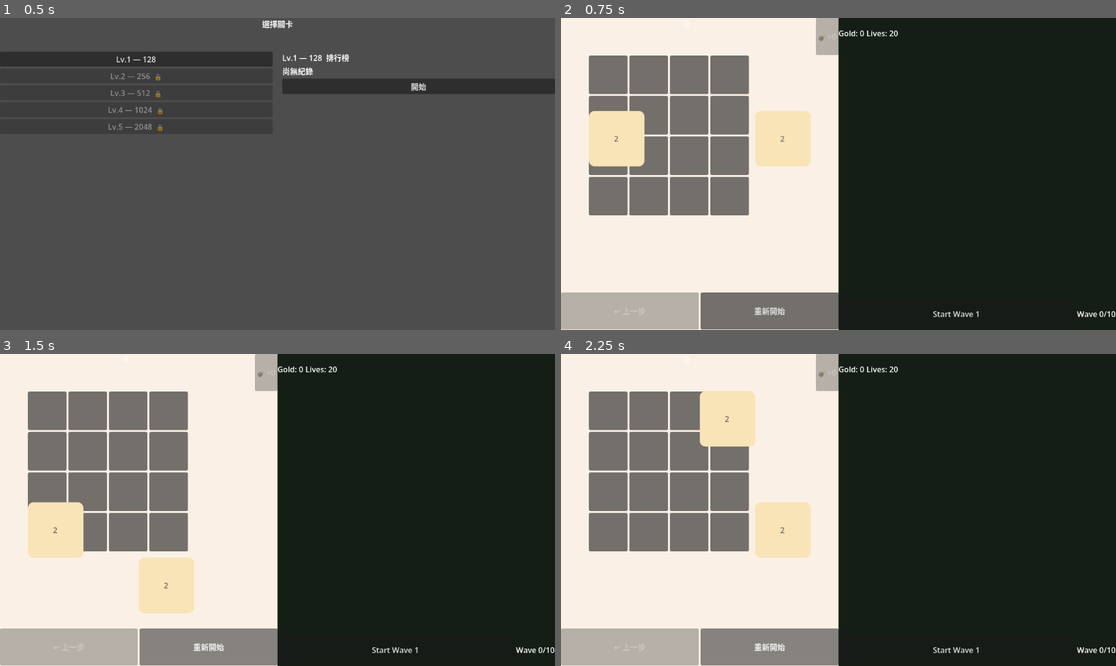
Above: before the commit, frames 1-4 (two rows, left to right).
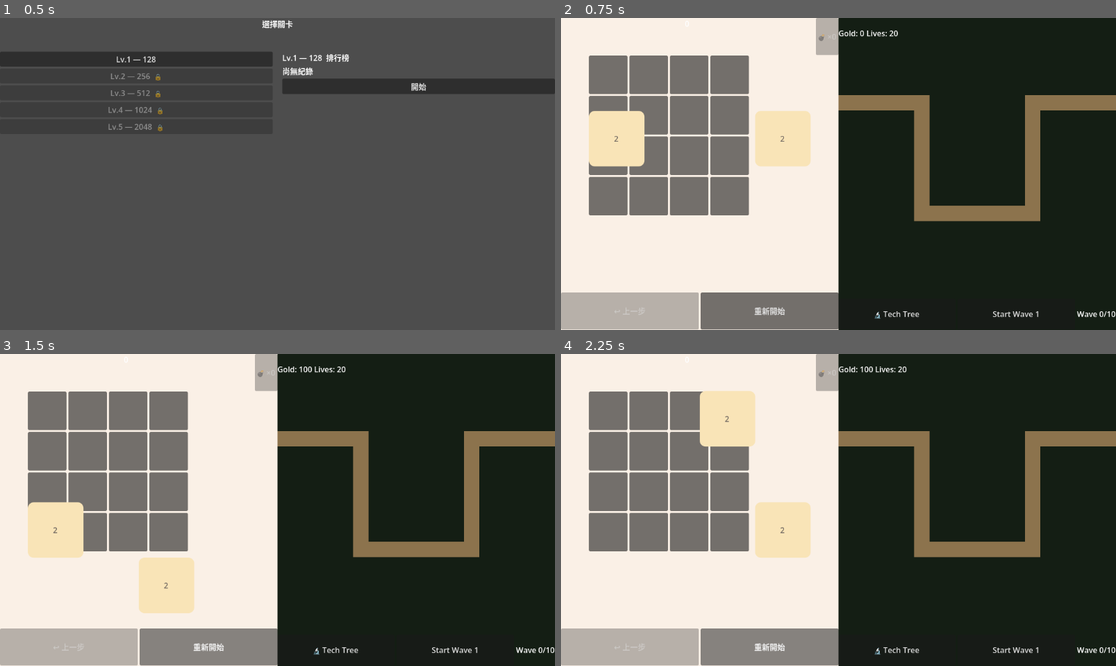
Above: after the commit, the same moments.

Repository: holysi/2048_practice
Game: Godot game, scene res://scenes/Main.tscn
Two runs of this game, one before a commit and one after it. Both use one fixed random seed, a clock stepped at 60 frames per second and the inputs below.
Inputs:
- Up to frame 1 (0.5 s): no input
- Up to frame 2 (0.75 s): click "開始" at 0.5 s
- Up to frame 3 (1.5 s): click "重新開始" at 1.25 s
- Up to frame 4 (2.25 s): click "重新開始" at 2 s

Frame 1 is identical in both runs. In frame 2, 4.7% of the frame differs, in the area x 49-100%, y 24-97%; in frame 3, 4.9%, in the area x 49-100%, y 4-97%; in frame 4, 4.9%.
Error before the commit: Parse Error: Identifier "TowerData" not declared in the current scope. (res://scripts/TowerDefense.gd:386)

Commit message:
chore: add class_name TowerData; float type for actual; Godot .uid files; design docs

Diff:
--- a/scripts/Enemy.gd
+++ b/scripts/Enemy.gd
@@ -65,7 +65,7 @@
 		path_progress = float(_waypoint_index) / float(_waypoints.size())
 
 func take_damage(amount: int) -> void:
-	var actual := max(1, amount - armor)
+	var actual : float= max(1, amount - armor)
 	hp -= actual
 	if hp_bar:
 		hp_bar.value = float(hp) / float(max_hp) * 100.0
--- a/scripts/TowerData.gd
+++ b/scripts/TowerData.gd
@@ -1,4 +1,5 @@
 # scripts/TowerData.gd
+class_name TowerData
 # Tower stats table — keyed by [TowerType][level]
 # cost = gold to place, upgrade_cost = gold to upgrade to next level (0 = max level)
 
Not shown, added: scripts/Enemy.gd.uid
Not shown, added: scripts/GameManager.gd.uid
Not shown, added: scripts/HybridGame.gd.uid
Not shown, added: scripts/Projectile.gd.uid
Not shown, added: scripts/Tower.gd.uid
Not shown, added: scripts/TowerData.gd.uid
Not shown, added: scripts/TowerDefense.gd.uid
Not shown, added: scripts/WaveManager.gd.uid
Not shown, added: docs/superpowers/plans/2026-03-20-td-overhaul.md
Not shown, added: docs/superpowers/specs/2026-03-20-td-overhaul-design.md
